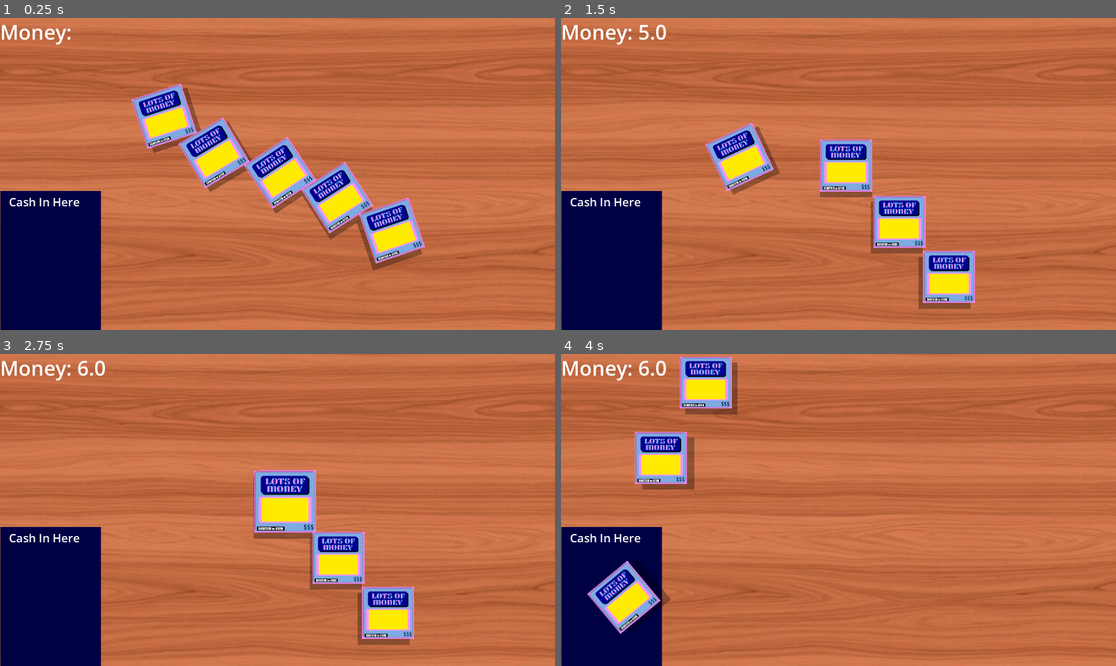
Above: before the commit, frames 1-4 (two rows, left to right).
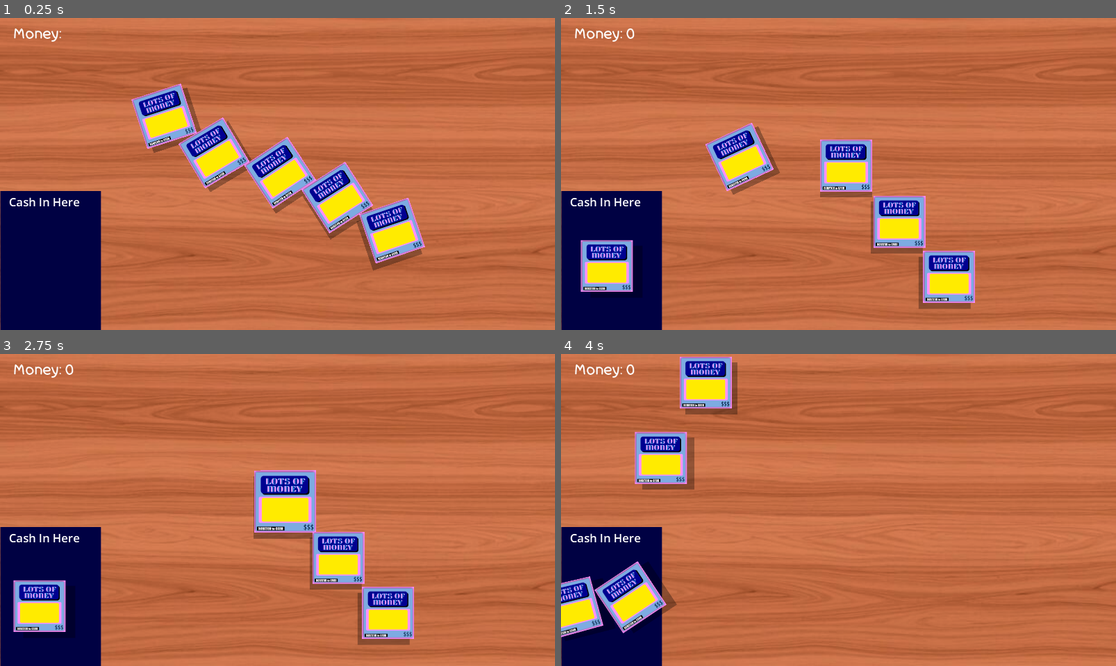
Above: after the commit, the same moments.

Repository: Hien-Trinh/ScratchOff
Game: Godot game, scene res://table.tscn
Same seed, same stepped clock (60 frames per second), same inputs: the game is played once before the commit and once after it.
Inputs (mouse positions are in pixels of both pictures, inside the frame that each line leads up to):
- Up to frame 1 (0.25 s): no input
- Up to frame 2 (1.5 s): drag from (727, 80) to (610, 261) at 0.52 s; drag from (771, 130) to (610, 261) at 1.27 s
- Up to frame 3 (2.75 s): move the mouse to (283, 500) at 2.02 s; press the mouse at (283, 500) at 2.03 s; tap V (SwapScreenTest) at 2.1 s
- Up to frame 4 (4 s): release the mouse at (844, 500) at 2.75 s; tap Enter at 2.75 s; drag from (899, 556) to (672, 463) at 2.77 s; drag from (949, 612) to (610, 597) at 3.52 s

The runs differ from the first frame. In frame 1, 0.3% of the frame differs, in the area x 0-13%, y 2-9%; in frame 2, 2.0%; in frame 3, 2.0%; in frame 4, 3.0%, in the area x 0-21%, y 2-91%.

Commit message:
Fixed card spawning at round start

Diff:
--- a/cashArea.gd
+++ b/cashArea.gd
@@ -10,11 +10,11 @@
 	if Input.is_action_just_released("Click") && get_global_mouse_position().x < 350 && get_global_mouse_position().y > 600 && cashSpace.has_overlapping_bodies():
 		var labelArray = cashSpace.get_overlapping_bodies()
 		for card in labelArray:
-			winning = card.card_data.card_value
-			card.free()
-			GameManager.remove_ticket_at_index(GameManager.ticketList.find(card))
-		money = money + winning
+			if card.card_data.is_scratched == true:
+				winning = card.card_data.card_value
+				card.free()
+				GameManager.remove_ticket_at_index(GameManager.ticketList.find(card))
+				money = money + winning
 		moneyLabel.text = "Money: " + str(money)
-		print(GameManager.ticketList)
 
 #line of tabs to see end of long line above, godot issue
--- a/game_view.tscn
+++ b/game_view.tscn
@@ -6,6 +6,7 @@
 [ext_resource type="PackedScene" uid="uid://7a5ktbrv4hkk" path="res://hand.tscn" id="3_cr1hu"]
 [ext_resource type="Theme" uid="uid://d1jq44qij8nlg" path="res://themes/continue_text.tres" id="4_752fl"]
 [ext_resource type="PackedScene" uid="uid://cu2xcogwm8pu3" path="res://pause_menu.tscn" id="4_mu740"]
+[ext_resource type="FontFile" uid="uid://iral2cauilc8" path="res://assets/Fonts/chiller.TTF" id="5_ni2ws"]
 
 [sub_resource type="Animation" id="Animation_lqkpn"]
 length = 0.001
@@ -80,6 +81,7 @@
 offset_right = 1894.0
 offset_bottom = 112.0
 theme = ExtResource("4_752fl")
+theme_override_fonts/font = ExtResource("5_ni2ws")
 theme_override_font_sizes/font_size = 80
 text = "Round: #"
 
--- a/scripts/buy_item.gd
+++ b/scripts/buy_item.gd
@@ -20,7 +20,9 @@
 	pass
 
 func buy_ticket():
-	GameManager.add_ticket(GameManager.generate_ticket(buy_name))
+	var ticket = GameManager.generate_ticket(buy_name)
+	GameManager.add_ticket(ticket)
+	GameManager.spawn_list.append(ticket)
 		# Inventory should update automatically b/c EventBus
 		# This doesn't actually add something to the game in the table scene
 
--- a/scripts/game_manager.gd
+++ b/scripts/game_manager.gd
@@ -5,7 +5,9 @@
 @onready var ticket_template_dict = {}
 
 @onready var reward_dict = {}
-@onready var valueArray = [1, 5, 10, 25, 50, 100, 500, 1000]
+@onready var value_array = [1, 5, 10, 25, 50, 100, 500, 1000]
+
+var spawn_list = Array()
 
 var rng = RandomNumberGenerator.new()
 var balance : float :
@@ -22,7 +24,9 @@
 	init_reward_dict()
 	init_upgrade_dict()
 	for i in range(5):
-		add_ticket(generate_ticket("LotsOfMoney"))
+		var ticket = generate_ticket("LotsOfMoney")
+		add_ticket(ticket)
+		spawn_list.append(ticket)
 	print(ticketList)
 
 func add_ticket(cardItem : CardItem):
@@ -118,7 +122,7 @@
 
 		# Calculate the final value
 		var random_index = rng.randi_range(min_index, max_index)
-		var base_val = valueArray[random_index]
+		var base_val = value_array[random_index]
 		var act_val = base_val * mult
 
 		# Reward sprite based on random_index
--- a/scripts/table.gd
+++ b/scripts/table.gd
@@ -6,7 +6,9 @@
 func _ready() -> void:
 	var inventory = GameManager.get_ticket_list()
 	for card in inventory:
-		spawn_card_on_table(card)
+		if GameManager.spawn_list.has(card):
+			spawn_card_on_table(card)
+	GameManager.spawn_list.clear()
 
 func spawn_card_on_table(ticket_item: CardItem) -> void:
 	# Create a physical instance of the card
--- a/table.tscn
+++ b/table.tscn
@@ -4,9 +4,14 @@
 [ext_resource type="Texture2D" uid="uid://ksw5uoc78hn4" path="res://assets/other/solidpink.jpg" id="2_kl0hw"]
 [ext_resource type="Texture2D" uid="uid://diemgvndv7rx" path="res://assets/other/wood.jpg" id="2_vjl2i"]
 [ext_resource type="Script" uid="uid://cyjjyhbj6867x" path="res://cashArea.gd" id="3_vjl2i"]
+[ext_resource type="FontFile" uid="uid://c7xr4ltkfu4w0" path="res://assets/Fonts/BadComic-Regular.ttf" id="5_67vji"]
 
 [sub_resource type="RectangleShape2D" id="RectangleShape2D_67vji"]
 size = Vector2(1920.0001, 1080)
+
+[sub_resource type="LabelSettings" id="LabelSettings_jry6c"]
+font = ExtResource("5_67vji")
+font_size = 50
 
 [node name="Table" type="Node2D" unique_id=1736072314]
 script = ExtResource("1_v5i0k")
@@ -43,7 +48,10 @@
 shape = SubResource("RectangleShape2D_67vji")
 
 [node name="moneylabel" type="Label" parent="." unique_id=964445277]
-offset_right = 386.0
-offset_bottom = 138.0
+offset_left = 44.0
+offset_top = 22.0
+offset_right = 430.0
+offset_bottom = 160.0
 theme_override_font_sizes/font_size = 70
 text = "Money: "
+label_settings = SubResource("LabelSettings_jry6c")
Binary file added: assets/Fonts/goudystout.TTF
Not shown, added: assets/Fonts/goudystout.TTF.import
